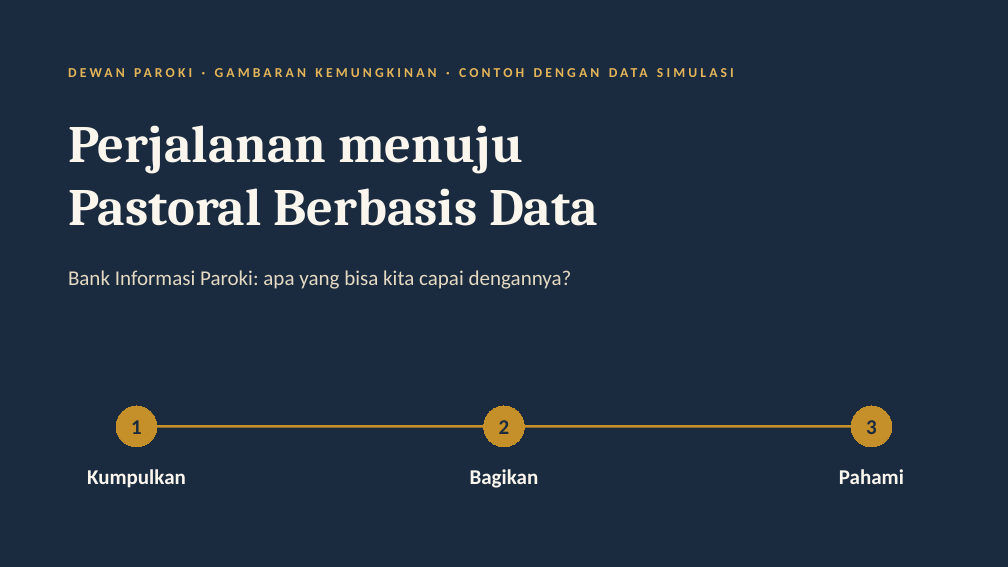
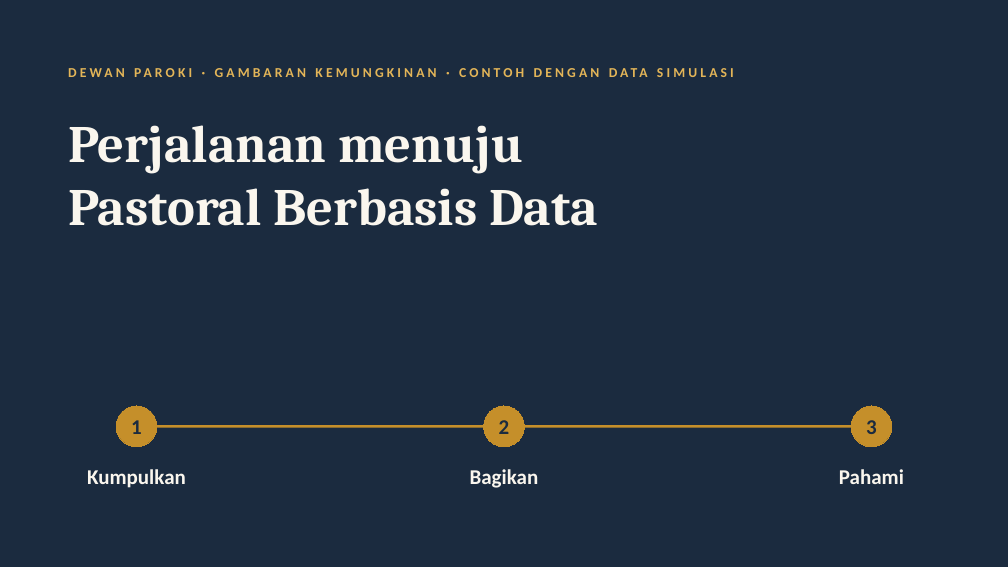
Before and after one commit to mizuruka92/church-activties, a slide deck: slide 1 of docs/presentation/pusat_informasi_paroki_dewan.pptx. Drawn at 1008x567 pixels with LibreOffice and Linux fonts; fonts in the diff are those of the drawing. Boxes give left, top, right and bottom in pixels: in the first picture for what was removed or moved away, otherwise in the second. Text is boxed around its words. In the diff, an @@ line names an element or a change of style, - is before the commit and + after.

```diff
--- a/docs/presentation/pusat_informasi_paroki_dewan.pptx
+++ b/docs/presentation/pusat_informasi_paroki_dewan.pptx
@@ text removed at (x1=68, y1=270, x2=572, y2=289) @@
-Bank Informasi Paroki: apa yang bisa kita capai dengannya?
```
Also in this commit, not shown: 4 other slides changed.
